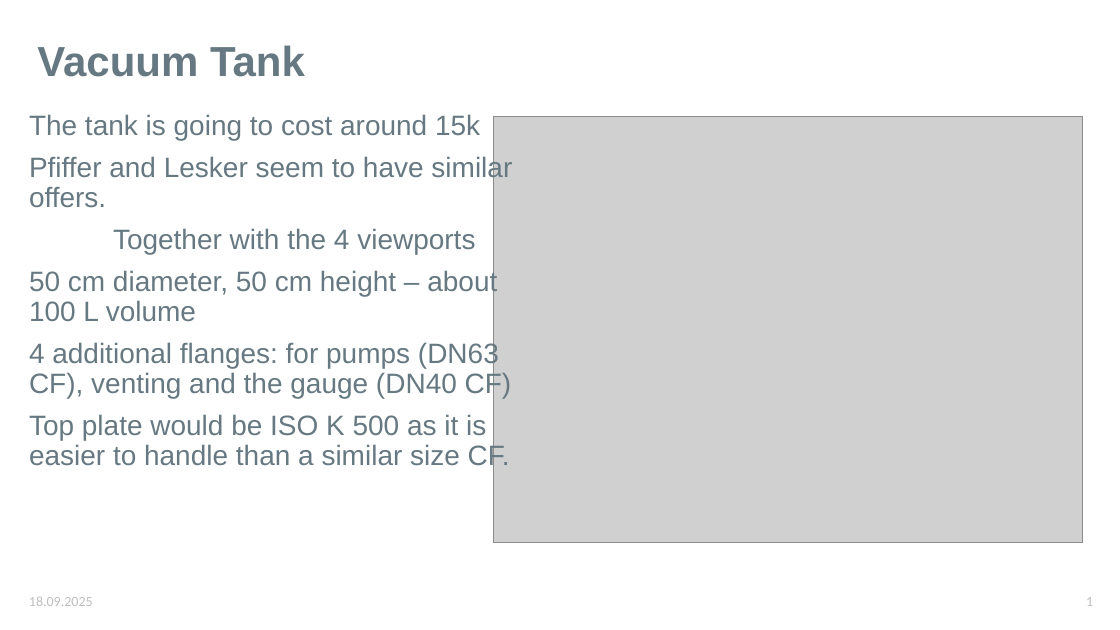
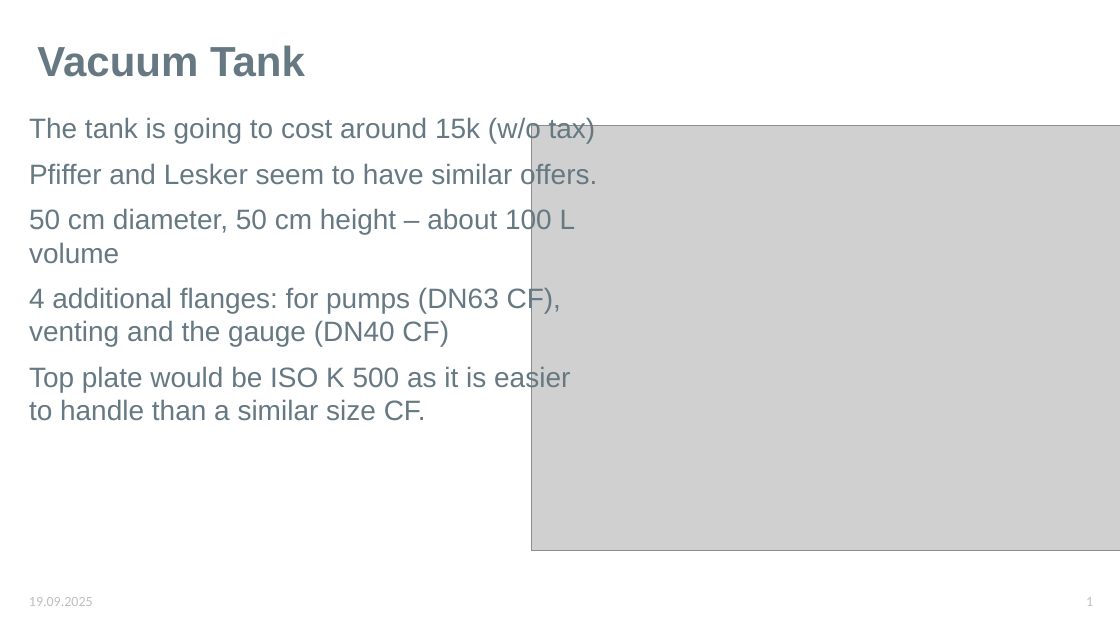
Before and after one commit to karinkruuse/Esitlused, a slide deck: slide 1 of vacuum.pptx. Drawn at 1120x630 pixels with LibreOffice and Linux fonts; fonts in the diff are those of the drawing; grey boxes stand for pictures. Boxes give left, top, right and bottom in pixels: in the first picture for what was removed or moved away, otherwise in the second. Text is boxed around its words. In the diff, an @@ line names an element or a change of style, - is before the commit and + after.

```diff
--- a/vacuum.pptx
+++ b/vacuum.pptx
@@ text at <box>29,117,596,144</box>: text changed @@
-The tank is going to cost around 15k
+The tank is going to cost around 15k (w/o tax)
@@ picture: place and size @@
-picture at <box>494,117,1083,543</box>
+picture at <box>531,125,1120,551</box>
@@ text at <box>29,162,597,421</box>: line spacing 0.9 to 1 @@
@@ text at <box>113,228,475,254</box>: paragraph removed @@
-Together with the 4 viewports
```
Also in this commit, not shown: 1 other slide changed, 3 other files.
